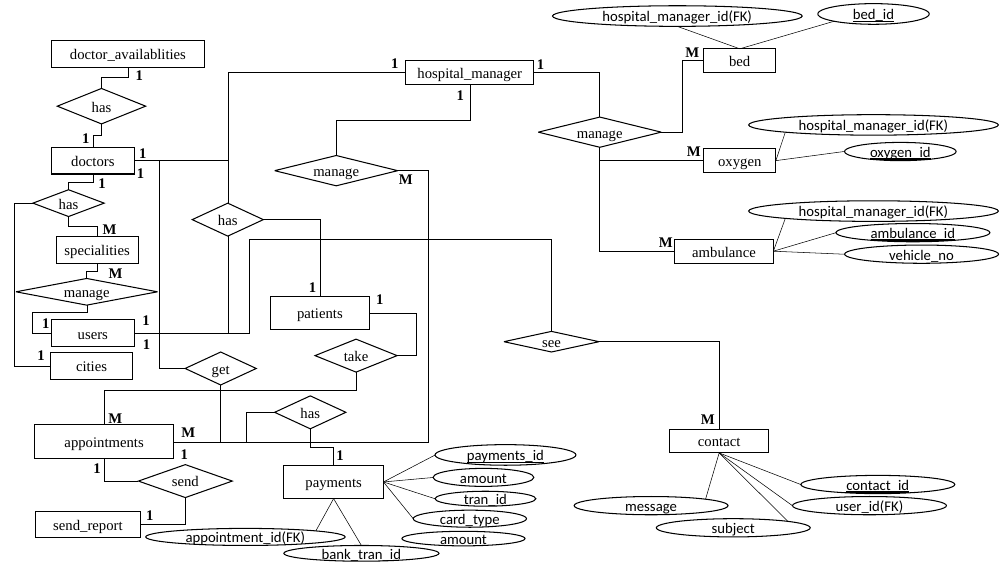
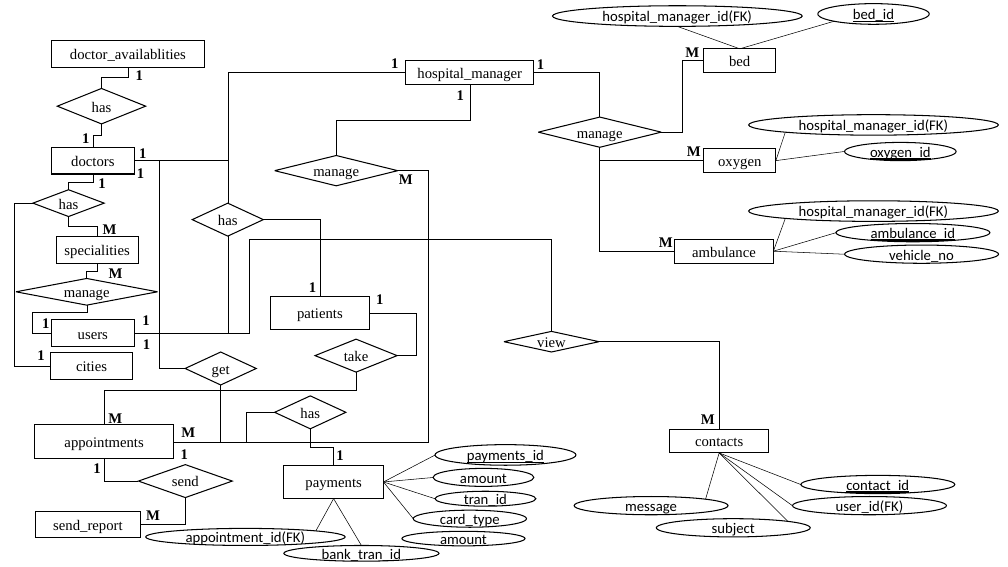
Before and after one commit to shfsakib/profile.github.io, a slide deck: slide 2 of healthCare.ppt. Drawn at 1008x567 pixels with LibreOffice and Linux fonts; fonts in the diff are those of the drawing. Boxes give left, top, right and bottom in pixels: in the first picture for what was removed or moved away, otherwise in the second. Text is boxed around its words. In the diff, an @@ line names an element or a change of style, - is before the commit and + after.

```diff
--- a/healthCare.ppt
+++ b/healthCare.ppt
@@ text in diamond at bbox=[537, 337, 566, 350]: text changed @@
-see
+view
@@ text in rectangle at bbox=[695, 438, 743, 446]: text changed @@
-contact
+contacts
@@ text at bbox=[146, 510, 160, 520]: text changed @@
-1
+M
```
Also in this commit, not shown: 1 other slide changed, 1 other file.
